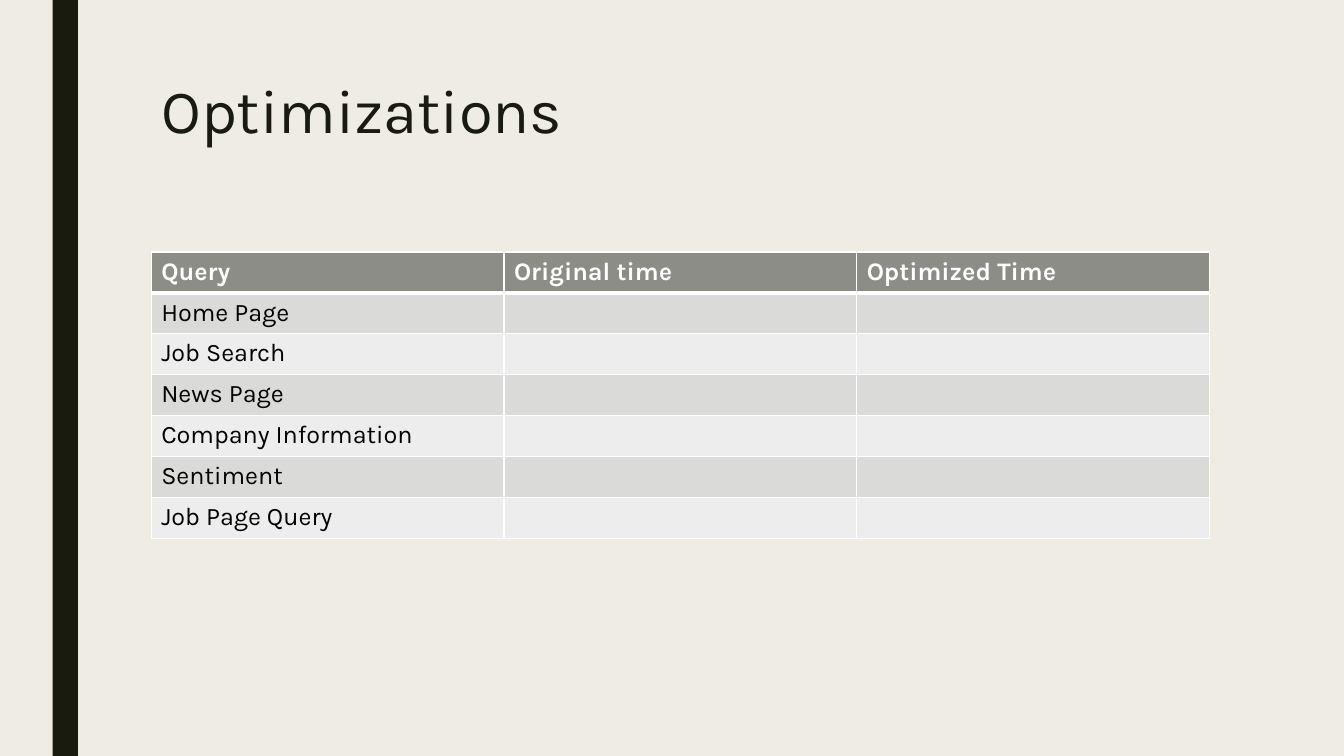
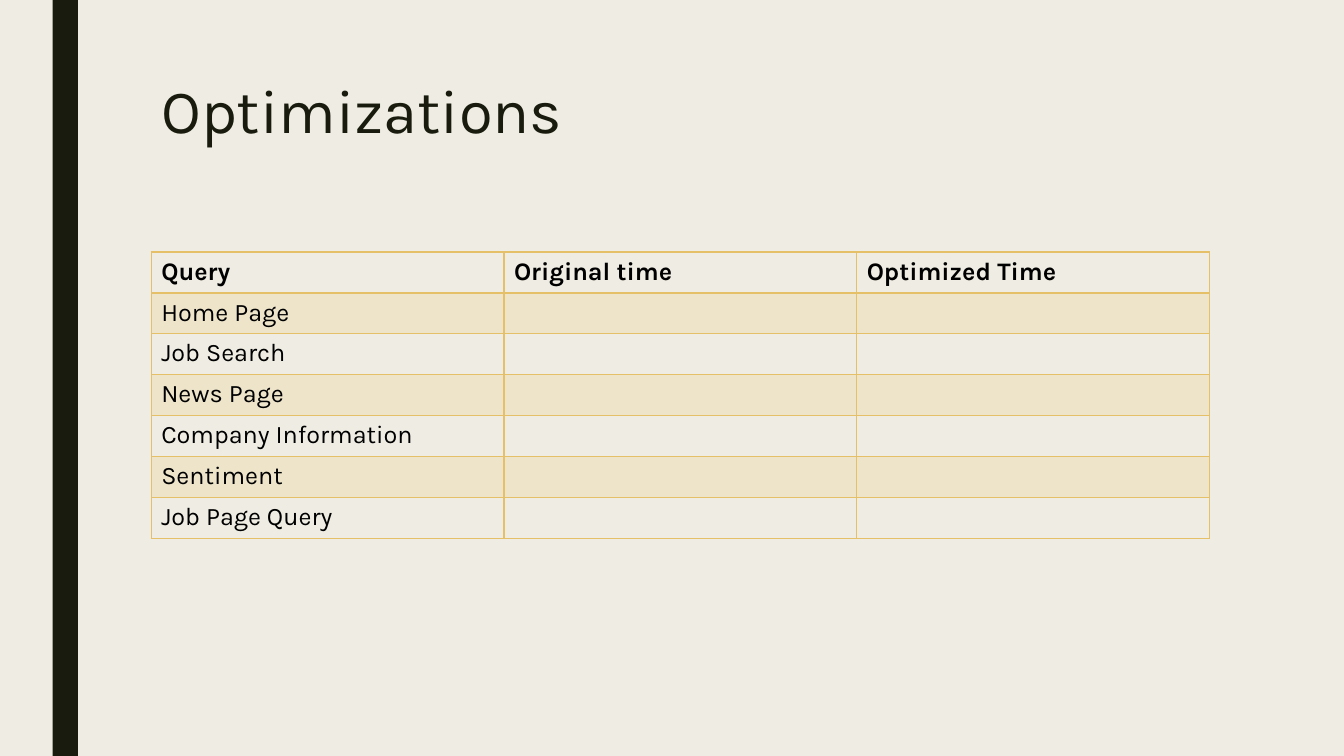
Before and after one commit to ShrivatsAgrawal/CIS550_Project_OPUS, a slide deck: slide 16 of Docs/finalcis550project.pptx (slide 15 before the commit). Drawn at 1344x756 pixels with LibreOffice and Linux fonts; fonts in the diff are those of the drawing. Boxes give left, top, right and bottom in pixels: in the first picture for what was removed or moved away, otherwise in the second. Text is boxed around its words. In the diff, an @@ line names an element or a change of style, - is before the commit and + after.

```diff
--- a/Docs/finalcis550project.pptx
+++ b/Docs/finalcis550project.pptx
@@ table at (x1=151, y1=252, x2=1210, y2=538) @@
@@ fill #8C8D86 to none in row 1 @@
@@ fill #DADBD9 to #E6C069 at 20% opacity in 9 cells @@
@@ fill #EEEEED to none in 3 cells @@
@@ text colour #FFFFFF to #000000 in "Query", "Original time", "Optimized Time" @@
@@ borders changed @@
```
Also in this commit, not shown: 5 other slides changed, 3 slides added, 2 slides removed.
